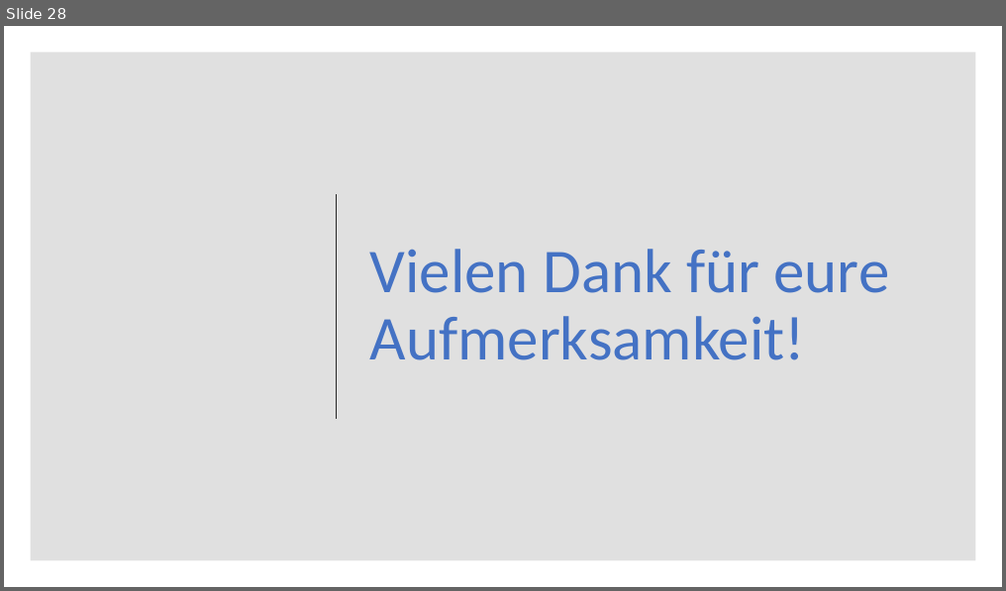
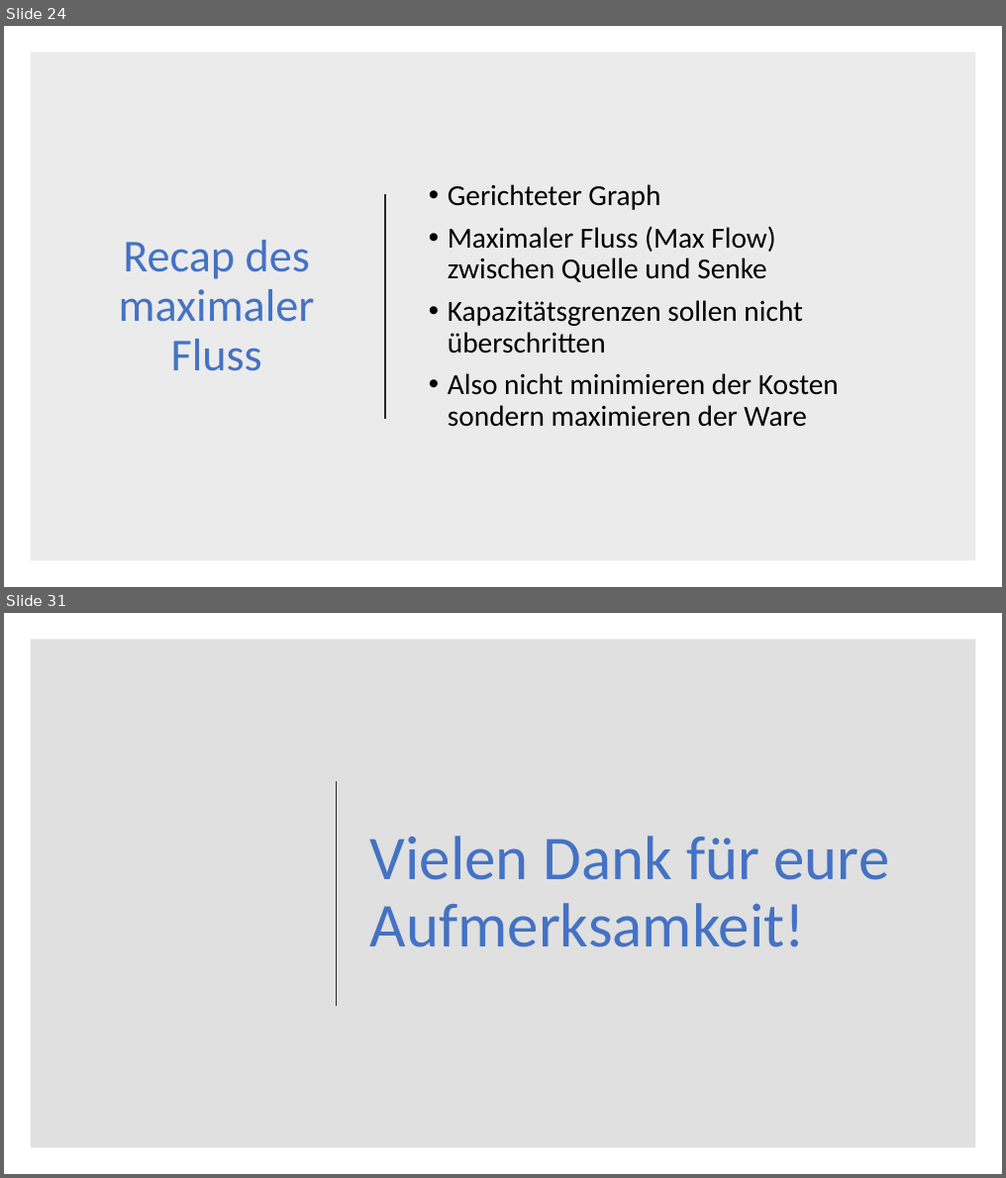
Before and after one commit to DerAlexx/Angewandte-Mathematik, a slide deck: Praktikum_6/Abgabe 6.pptx. Shown one above the other, each under a label of ours: slide 28 before the commit, slides 24 and 31 after it; the slides between them are not shown. The pictures are 1006x591 and 1006x1178 pixels, drawn with LibreOffice and Linux fonts; fonts in the diff are those of the drawing. Boxes give left, top, right and bottom in pixels: in the first picture for what was removed or moved away, otherwise in the second. Text is boxed around its words. In the diff, an @@ line names an element or a change of style, - is before the commit and + after.

```diff
--- a/Praktikum_6/Abgabe 6.pptx
+++ b/Praktikum_6/Abgabe 6.pptx
@@ slide 24 added at (x1=4, y1=26, x2=1002, y2=587), background #FFFFFF @@
@@ rectangle added at (x1=30, y1=52, x2=976, y2=562), fill #000000 at 8% opacity @@
@@ line added from (385, 194) to (385, 419), #262626 1.5 pt @@
@@ text added at (x1=448, y1=184, x2=839, y2=427), 28 pt, text #000000 @@
+• Gerichteter Graph
+• Maximaler Fluss (Max Flow) zwischen Quelle und Senke
+• Kapazitätsgrenzen sollen nicht überschritten
+• Also nicht minimieren der Kosten sondern maximieren der Ware
@@ title added at (x1=119, y1=240, x2=315, y2=372), 44 pt, text #4472C4 @@
+Recap des maximaler Fluss
@@ what was slide 28 is now slide 31 @@
```
Also in this commit, not shown: 6 slides changed, 3 other slides added, 1 slide removed.
